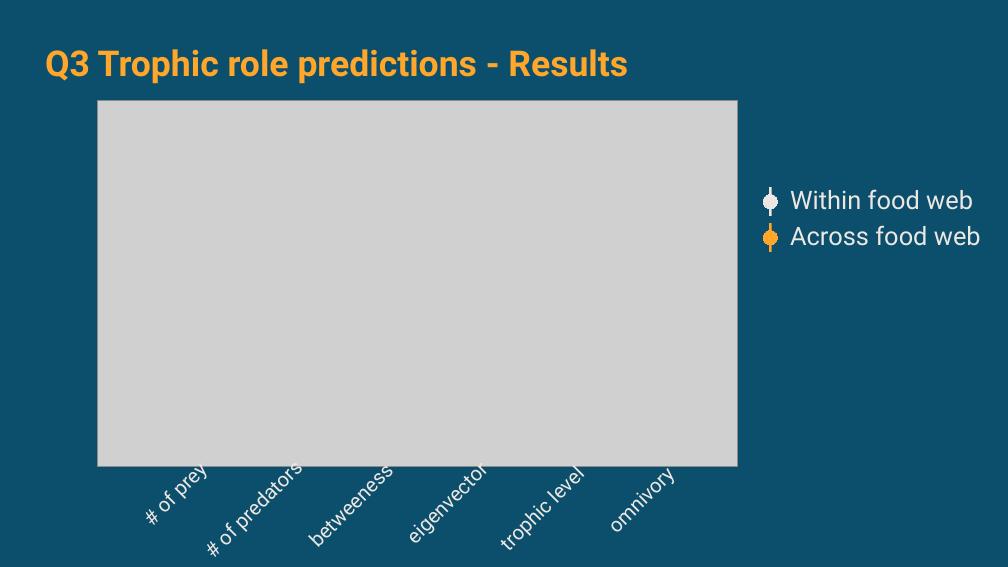
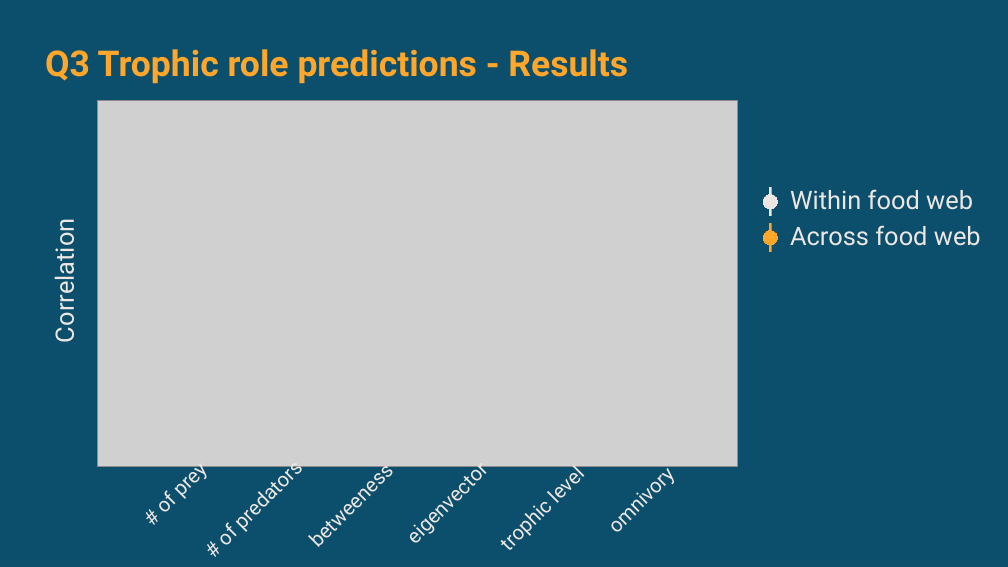
Before and after one commit to DominiqueCaron/ESA2022_talk, a slide deck: slide 13 of slides.odp. Drawn at 1008x567 pixels with LibreOffice and Linux fonts; fonts in the diff are those of the drawing; grey boxes stand for pictures. Boxes give left, top, right and bottom in pixels: in the first picture for what was removed or moved away, otherwise in the second. Text is boxed around its words. In the diff, an @@ line names an element or a change of style, - is before the commit and + after.

```diff
--- a/slides.odp
+++ b/slides.odp
@@ text added at [47, 230, 80, 339], 20 pt, text #EDE7E3 @@
+Correlation
```
Also in this commit, not shown: 3 other slides changed, 2 other files.
